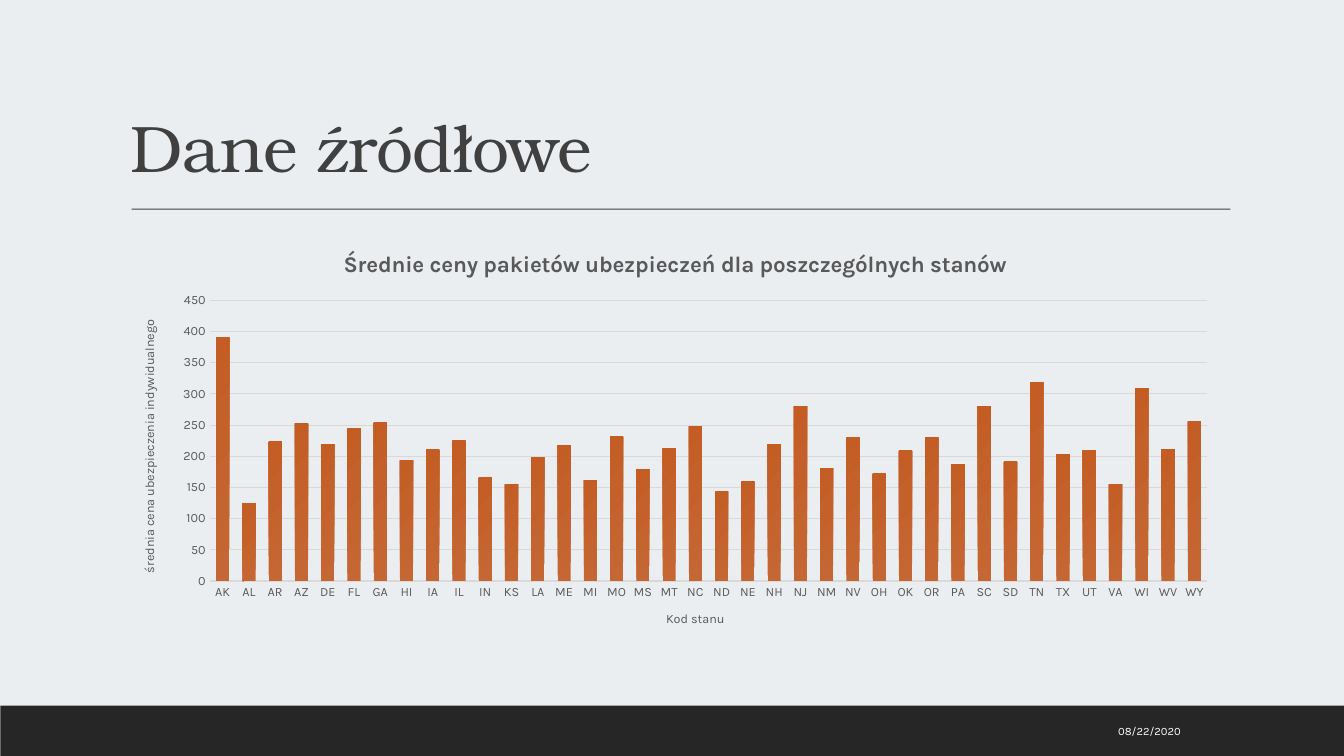
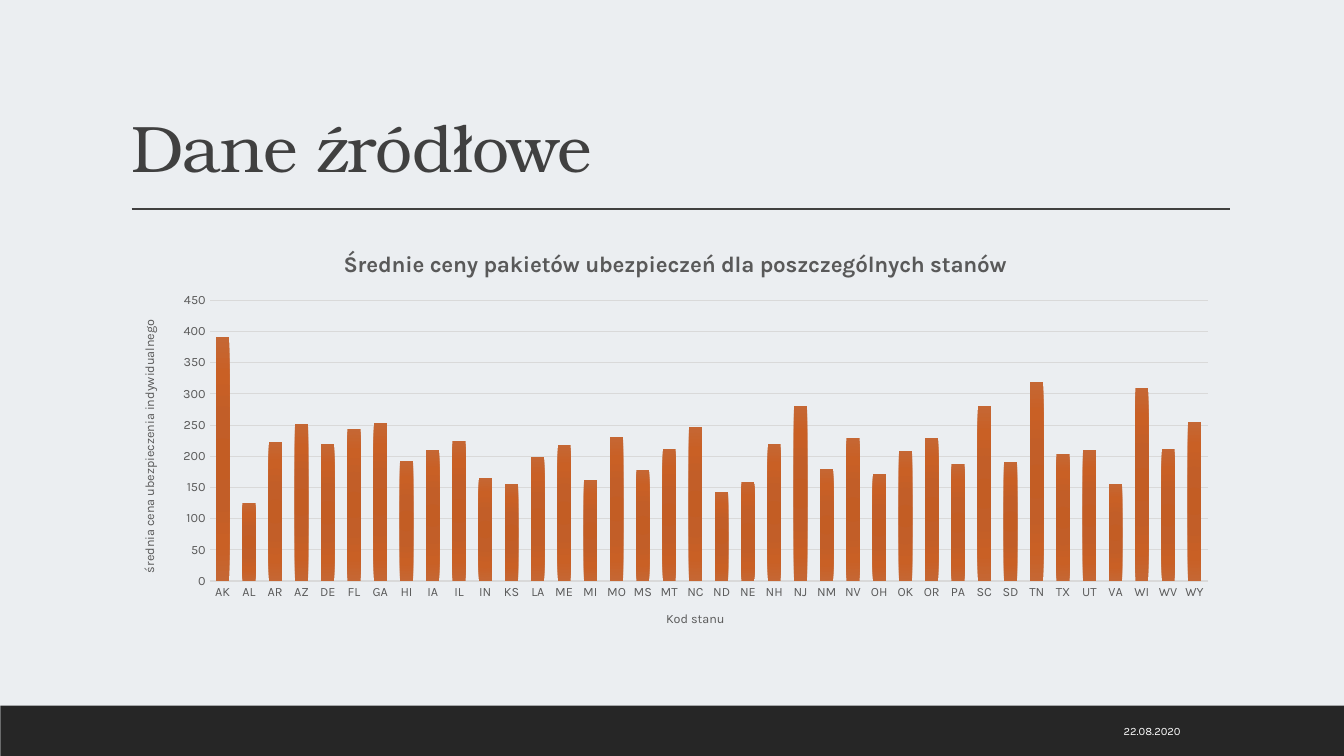
Before and after one commit to infoshareacademy/jdszr1-us-election, a slide deck: slide 5 of analiza_danych_python/prezentacja/Aplikacja_Ubezpieczeniowa.pptx. Drawn at 1344x756 pixels with LibreOffice and Linux fonts; fonts in the diff are those of the drawing. Boxes give left, top, right and bottom in pixels: in the first picture for what was removed or moved away, otherwise in the second. Text is boxed around its words. In the diff, an @@ line names an element or a change of style, - is before the commit and + after.

```diff
--- a/analiza_danych_python/prezentacja/Aplikacja_Ubezpieczeniowa.pptx
+++ b/analiza_danych_python/prezentacja/Aplikacja_Ubezpieczeniowa.pptx
@@ column chart at [121,233,1230,647] @@
@@ title "Średnie ceny pakietów ubezpieczeń dla poszczególnych stanów" to "Średnie ceny pakietów ubezpieczeń dla poszczególnych stanów " @@
@@ colour of Series 1 gradient #C35D24 to #C56734 to gradient #C45D25 to #C35F28 to #C96025 to #C66834 @@
@@ category axis title "Kod stanu" to "Kod stanu " @@
@@ value axis title "średnia cena ubezpieczenia indywidualnego" to "średnia cena ubezpieczenia indywidualnego " @@
@@ category axis changed @@
@@ value axis changed @@
@@ lettering changed @@
@@ line (132, 210) - (1231, 210): stroke #404040 0.75 pt to #404040 1 pt @@
@@ text at [1124,728,1181,735]: text changed @@
-08/22/2020
+22.08.2020
```
Also in this commit, not shown: 5 other slides changed.
